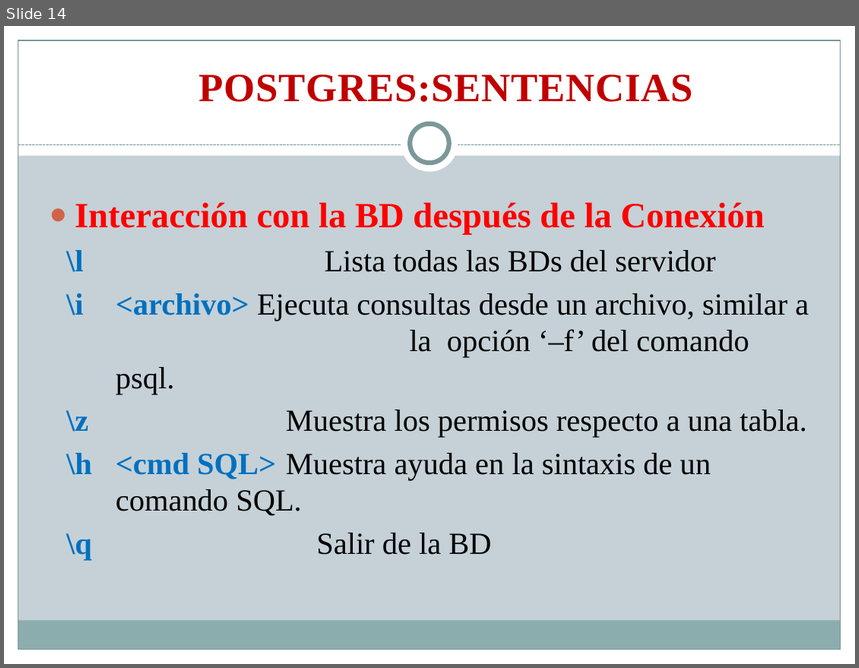
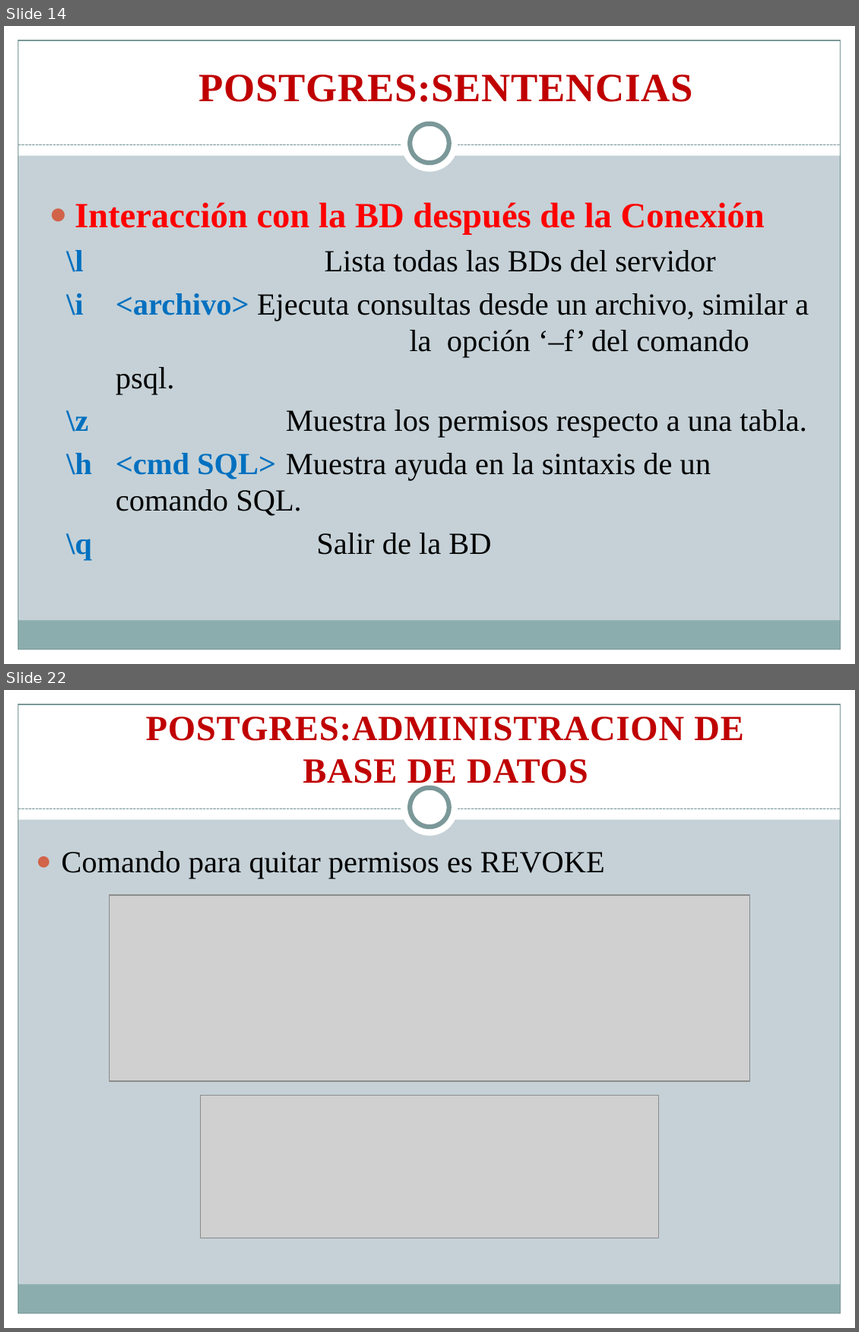
Before and after one commit to rudyrsr/Curso-DBMS, a slide deck: Dia 7 Y 8/Dia 7 - 8.pptx. Shown one above the other, each under a label of ours: slide 14 before the commit, slides 14 and 22 after it; the slides between them are not shown. The pictures are 859x668 and 859x1332 pixels, drawn with LibreOffice and Linux fonts; fonts in the diff are those of the drawing; grey boxes stand for pictures. Boxes give left, top, right and bottom in pixels: in the first picture for what was removed or moved away, otherwise in the second. Text is boxed around its words. In the diff, an @@ line names an element or a change of style, - is before the commit and + after.

```diff
--- a/Dia 7 Y 8/Dia 7 - 8.pptx
+++ b/Dia 7 Y 8/Dia 7 - 8.pptx
@@ slide 22 added at [4,690,855,1328], background #C5D1D7; not listed: 9 template elements that a slide beside it also shows @@
@@ text added at [146,717,744,790], 30 pt, text #C00000, bold @@
+POSTGRES:ADMINISTRACION DE BASE DE DATOS
@@ text added at [61,851,605,878], 26 pt, text #000000 @@
+● Comando para quitar permisos es REVOKE
@@ picture added at [110,895,750,1081] @@
@@ picture added at [201,1095,658,1238] @@
```
Also in this commit, not shown: 2 slides changed, 8 other slides added, 2 other files.
